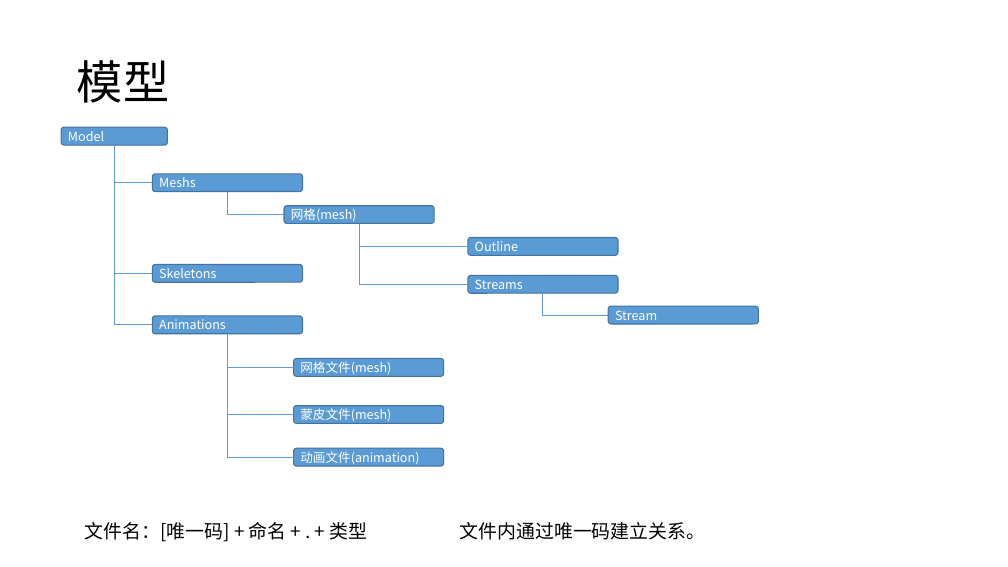
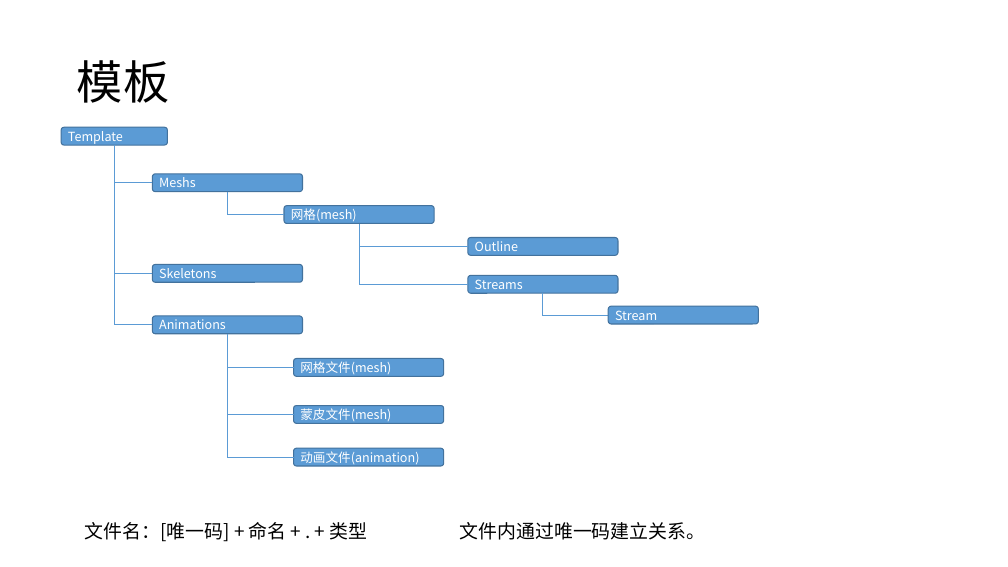
Before and after one commit to favedit/MoCloud3d, a slide deck: slide 9 of Document/5-设计管理/2-数据/数据存储-160112.pptx (slide 8 before the commit). Drawn at 1008x567 pixels with LibreOffice and Linux fonts; fonts in the diff are those of the drawing. Boxes give left, top, right and bottom in pixels: in the first picture for what was removed or moved away, otherwise in the second. Text is boxed around its words. In the diff, an @@ line names an element or a change of style, - is before the commit and + after.

```diff
--- a/Document/5-设计管理/2-数据/数据存储-160112.pptx
+++ b/Document/5-设计管理/2-数据/数据存储-160112.pptx
@@ title at [77, 60, 169, 103]: text changed @@
-模型
+模板
@@ text in rounded rectangle at [68, 131, 123, 144]: text changed @@
-Model
+Template
```
Also in this commit, not shown: 3 other slides changed, 3 slides added, 1 other file.
